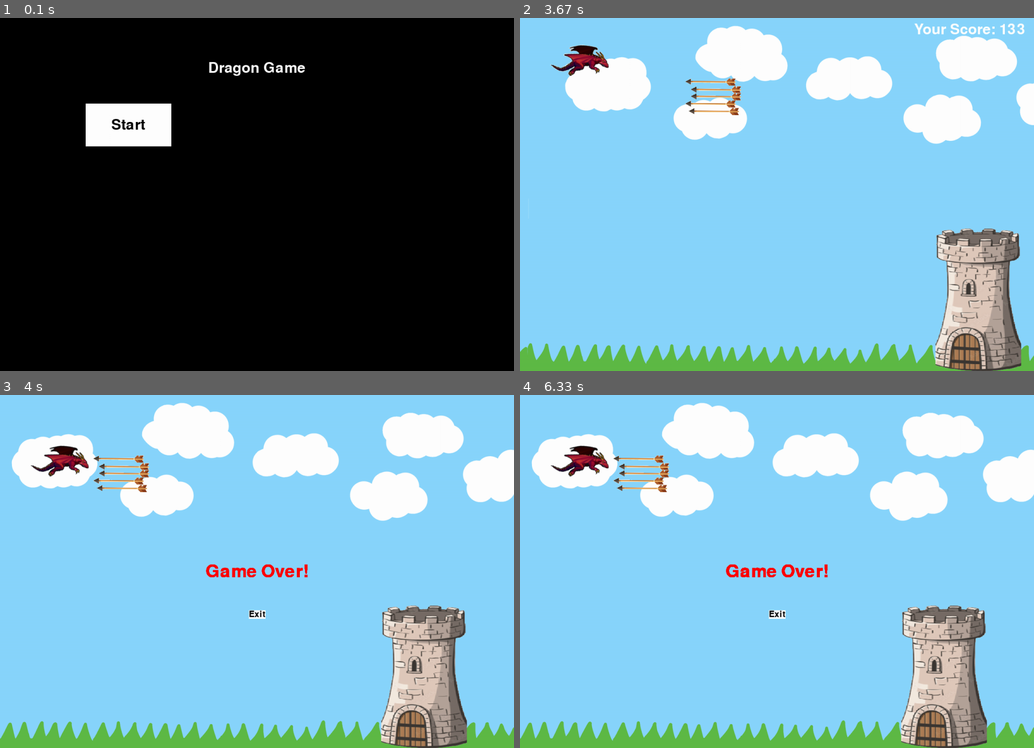
Above: before the commit, frames 1-4 (two rows, left to right).
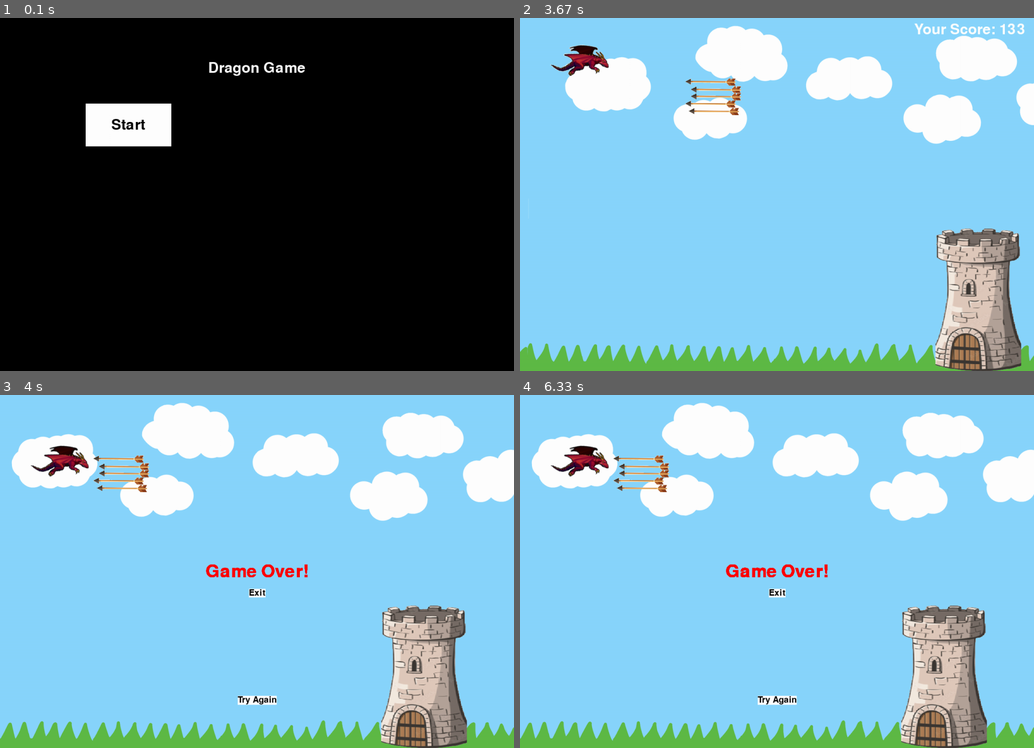
Above: after the commit, the same moments.

Repository: olincollege/Medieval-Mayhem
Game: pygame game, started from play_game.py
The game is run twice, just before and just after one commit, with the same random seed, the same clock (stepped at 60 frames per second) and the same inputs.
Inputs (mouse positions are in pixels of both pictures, inside the frame that each line leads up to):
- Up to frame 1 (0.1 s): no input
- Up to frame 2 (3.67 s): press the mouse at (648, 123) at 0.37 s; move the mouse to (771, 155) at 0.47 s; release the mouse at (895, 187) at 0.6 s; tap S at 0.67 s; hold Up 1-1.47 s; hold Down 1.5-1.8 s; hold Up 1.83-2.2 s; hold Down 2.23-2.6 s; hold Up 2.63-2.93 s; hold Down 2.97-3.27 s; hold Up from 3.3 s (still down)
- Up to frame 3 (4 s): release Up at 3.67 s; hold Down from 3.7 s (still down)
- Up to frame 4 (6.33 s): release Down at 4.07 s; press the mouse at (648, 500) at 4.13 s; move the mouse to (612, 585) at 4.23 s; release the mouse at (581, 670) at 4.37 s

Frames 1-2 are identical in both runs. In frame 3, 0.4% of the frame differs, in the area x 46-54%, y 54-88%; in frame 4, 0.4%.

Commit message:
Initial commit

Diff:
--- a/controller.py
+++ b/controller.py
@@ -6,8 +6,7 @@
 import pygame
 
 
-
-class Controller():
+class Controller:
     """
     A class that handles user input events and updates
     the state of the player object accordingly
--- a/endscreen.py
+++ b/endscreen.py
@@ -5,19 +5,16 @@
 import pygame
 from background import Background as Bg
 
-
 pygame.font.init()
 
 
 class EndScreen:
     """
-    Theis class details functions for the endscreen when a
-    player hits an obstacle:
+    This class details functions for the endscreen when a player hits an obstacle:
 
     Methods:
-        __init__(self, width, height): Initalizes an endscreen object
-        display(self): Displays Endscreen in game world and defines
-        exit button
+        __init__(self, width, height): Initializes an endscreen object
+        display(self): Displays Endscreen in game world and defines exit and try again buttons
     """
 
     def __init__(self, width, height):
@@ -31,14 +28,21 @@
         self.width = width
         self.height = height
 
-        # Create font objects for end screen text and button text
+        # Create font objects for end screen text, exit button text, and try again button text
         self.end_font = pygame.font.Font(None, 60)
         self.end_text = self.end_font.render("Game Over!", True, (255, 0, 0))
         self.end_rect = self.end_text.get_rect(center=(self.width / 2, self.height / 2))
-        self.button_font = pygame.font.Font(None, 30)
-        self.button_text = self.button_font.render("Exit", True, (0, 0, 0))
-        self.button_rect = self.button_text.get_rect(
-            center=(self.width / 2, self.height / 2 + 100)
+        self.exit_button_font = pygame.font.Font(None, 30)
+        self.exit_button_text = self.exit_button_font.render("Exit", True, (0, 0, 0))
+        self.exit_button_rect = self.exit_button_text.get_rect(
+            center=(self.width / 2, self.height / 2 + 50)
+        )
+        self.try_again_button_font = pygame.font.Font(None, 30)
+        self.try_again_button_text = self.try_again_button_font.render(
+            "Try Again", True, (0, 0, 0)
+        )
+        self.try_again_button_rect = self.try_again_button_text.get_rect(
+            center=(self.width / 2, self.height / 2 + 300)
         )
 
         # Initialize done flag to False
@@ -46,8 +50,8 @@
 
     def display(self):
         """
-        Display the end screen until the user
-        clicks the Exit button or closes the window.
+        Display the end screen until the user clicks the Exit or Try Again buttons,
+        or closes the window.
 
         Returns:
             bool: True if the Exit button is clicked, False otherwise
@@ -64,19 +68,25 @@
                     x_position, y_position = event.pos
                     # If the position of the click is within the bounds of the
                     # Exit button, set done flag to True
-                    if self.button_rect.collidepoint(x_position, y_position):
+                    if self.exit_button_rect.collidepoint(x_position, y_position):
+                        print("exit")
                         self.done = True
                         return True
+                    # If the position of the click is within the bounds of the
+                    # Try Again button, set done flag to True
+                    if self.try_again_button_rect.collidepoint(x_position, y_position):
+                        print("try again")
+                        self.done = True
+                        return False
 
-            # Blit the end screen text, button background,
+            # Blit the end screen text, Exit button background, Try Again button background,
             # and button text onto the game window
             Bg.world.blit(self.end_text, self.end_rect)
-            pygame.draw.rect(Bg.world, (255, 255, 255), self.button_rect)
-            Bg.world.blit(self.button_text, self.button_rect)
+            pygame.draw.rect(Bg.world, (255, 255, 255), self.exit_button_rect)
+            Bg.world.blit(self.exit_button_text, self.exit_button_rect)
+            pygame.draw.rect(Bg.world, (255, 255, 255), self.try_again_button_rect)
+            Bg.world.blit(self.try_again_button_text, self.try_again_button_rect)
 
             # Update the display to show the changes
 
             pygame.display.flip()
-
-        # Quit pygame and exit the program when the done flag is set to True
-        pygame.quit()
--- /dev/null
+++ b/import pygame.py
@@ -0,0 +1,120 @@
+import pygame
+import random
+
+# Define some colors
+BLACK = (0, 0, 0)
+WHITE = (255, 255, 255)
+GREEN = (0, 255, 0)
+RED = (255, 0, 0)
+
+# Set the width and height of the screen
+SCREEN_WIDTH = 700
+SCREEN_HEIGHT = 500
+
+
+class Player(pygame.sprite.Sprite):
+    def __init__(self):
+        super().__init__()
+        self.image = pygame.Surface([50, 50])
+        self.image.fill(BLACK)
+        self.rect = self.image.get_rect()
+        self.rect.x = SCREEN_WIDTH // 2
+        self.rect.y = SCREEN_HEIGHT - self.rect.height - 10
+        self.change_x = 0
+
+    def update(self):
+        self.rect.x += self.change_x
+        if self.rect.left < 0:
+            self.rect.left = 0
+        if self.rect.right > SCREEN_WIDTH:
+            self.rect.right = SCREEN_WIDTH
+        if self.rect.top < 0:
+            self.rect.top = 0
+
+
+class CastleObstacle(pygame.sprite.Sprite):
+    def __init__(self):
+        super().__init__()
+        self.image = pygame.Surface([30, 50])
+        self.image.fill(RED)
+        self.rect = self.image.get_rect()
+
+    def update(self):
+        self.rect.y += 3
+        if self.rect.top > SCREEN_HEIGHT:
+            self.kill()
+
+    def add_obstacle(self):
+        obstacle = CastleObstacle()
+        obstacle.rect.x = random.randrange(SCREEN_WIDTH - obstacle.rect.width)
+        obstacle.rect.y = -obstacle.rect.height
+        return obstacle
+
+
+# Initialize Pygame
+pygame.init()
+
+# Set the height and width of the screen
+size = (SCREEN_WIDTH, SCREEN_HEIGHT)
+screen = pygame.display.set_mode(size)
+
+pygame.display.set_caption("Castle Game")
+
+# Create the player sprite
+player = Player()
+
+# Create groups for all sprites and obstacles
+all_sprites_group = pygame.sprite.Group()
+obstacle_group = pygame.sprite.Group()
+
+# Add the player sprite to the all_sprites_group
+all_sprites_group.add(player)
+
+# Set the frame rate
+clock = pygame.time.Clock()
+
+# Loop until the user clicks the close button
+done = False
+
+# Main game loop
+while not done:
+    # Check for events
+    for event in pygame.event.get():
+        if event.type == pygame.QUIT:
+            done = True
+        elif event.type == pygame.KEYDOWN:
+            if event.key == pygame.K_LEFT:
+                player.change_x = -6
+            elif event.key == pygame.K_RIGHT:
+                player.change_x = 6
+        elif event.type == pygame.KEYUP:
+            if event.key == pygame.K_LEFT or event.key == pygame.K_RIGHT:
+                player.change_x = 0
+
+    # Spawn obstacles at random intervals
+    if random.randrange(100) < 3:
+        obstacle = CastleObstacle()
+        all_sprites_group.add(obstacle)
+        obstacle_group.add(obstacle)
+
+    # Update all sprites
+    all_sprites_group.update()
+
+    # Clear the screen
+    screen.fill(WHITE)
+
+    # Draw all the sprites
+    all_sprites_group.draw(screen)
+
+    # Check if the player collides with any obstacles
+    if pygame.sprite.spritecollide(player, obstacle_group, False):
+        done = True
+
+    # Update the screen
+    pygame.display.flip()
+
+    # Set the frame rate
+    clock.tick(60)
+
+# Quit the game
+pygame.quit()
--- a/model.py
+++ b/model.py
@@ -113,7 +113,7 @@
                 Background.frame_width, Background.frame_height, Castle.obstacle_list
             )
         # Update obstacle_list to add the new castle
-        Castle.obstacle_list.update()
+        self.castle.obstacle_list.update()
 
     def update_arrows(self):
         """
@@ -130,7 +130,7 @@
             # Add the arrow obstacle
             self.arrows.add_arrows(Background.frame_width, Arrows.arrows_list)
         # Update obstacle_list to add the new arrow obstacle
-        Arrows.arrows_list.update()
+        self.arrows.arrows_list.update()
 
     # def start_screen(self):
     #     """
@@ -143,8 +143,10 @@
         """
         This method draws the endscreen if the player has lost
         """
-        if self.endscreen.display():
-            Player()
+        if self.endscreen.display() is True:
+            return True
+        if self.endscreen.display() is False:
+            return False
 
     @property
     def get_score(self):
--- a/startscreen.py
+++ b/startscreen.py
@@ -5,7 +5,29 @@
 
 
 class StartScreen:
-    def __init__(self, width, height):
+    """
+    A class representing the start screen of a game.
+
+    Attributes:
+    - width: an int representing the width of the screen.
+    - height: an int representing The height of the screen.
+    - screen: The Pygame surface object representing the screen.
+    - font: The Pygame font object used for rendering text.
+    - title_text: The Pygame surface object representing the title text.
+    - start_button_rect: The Pygame rect object representing the start button.
+    - start_button_text: The Pygame surface object representing the start button text.
+
+    """
+
+    def __init__(self, width: int, height: int) -> None:
+        """
+        Initializes the StartScreen object.
+
+        Args:
+        - width: an int representing the width of the screen.
+        - height: an int representing The height of the screen.
+        """
+        # Initialize the StartScreen object with the specified width and height.
         self.width = width
         self.height = height
         self.screen = pygame.display.set_mode((width, height))
@@ -14,17 +36,27 @@
         self.start_button_rect = pygame.Rect(200, 200, 200, 100)
         self.start_button_text = self.font.render("Start", True, (0, 0, 0))
 
-    def display(self):
+    def display(self) -> str:
+        """
+        Displays the start screen and waits for the user to click the start button.
+
+        Returns:
+        - str: The string "start".
+        """
+        # Display the start screen and wait for user input.
         while True:
             for event in pygame.event.get():
                 if event.type == QUIT:
+                    # Quit the game if the user clicks the close button.
                     pygame.quit()
                     return
                 elif event.type == MOUSEBUTTONDOWN:
                     mouse_pos = pygame.mouse.get_pos()
+                    # If the user clicks the start button, return "start".
                     if self.start_button_rect.collidepoint(mouse_pos):
                         return "start"
 
+            # Draw the start screen elements.
             self.screen.fill((0, 0, 0))
             self.screen.blit(
                 self.title_text, (self.width / 2 - self.title_text.get_width() / 2, 100)
--- a/test_model.py
+++ b/test_model.py
@@ -1,28 +1,105 @@
 import pytest
+import pygame
+from model import DragonModel
+from obstacle import Castle, Arrows
 from player import Player
-from model import DragonModel
-from obstacle import Arrows
-from obstacle import Castle
-from background import Background
 
-# Create instance of Player
-test_player = Player()
-
-# Create instance of DragonModel
-test_model = DragonModel(test_player)
-
-# Create instance of Arrows
-test_arrows = Arrows(20, 100)
-test_arrows.add_arrows(Background.frame_width, Arrows.arrows_list)
-
-# Set y position for player
-test_player.rect.y = 130
-
-print(f"arrows x: {test_arrows.rect.x}")
-print(f"arrows y: {test_arrows.rect.y}")
-print(f"player x: {test_player.rect.x}")
-print(f"player y: {test_player.rect.y}")
+player = Player()
+model_test = [
+    (DragonModel(player), Castle(800, 500, 100, 100), Arrows(800, 500))
+    for _ in range(100)
+]
 
 
+@pytest.mark.parametrize("model, castle, arrows", model_test)
+def test_update_background(model, castle, arrows):
+    """
+    Test function for the update_background method of the DragonModel class.
 
-assert test_model.collision() is True
+    Args:
+    - model: The instance of the DragonModel class to be tested.
+    - castle: The instance of the Castle class to be used in the test.
+    - arrows: The instance of the Arrows class to be used in the test.
+    """
+    model.castle = castle
+    model.arrows = arrows
+    model.update_background()
+    assert model.position == -10
+
+
+@pytest.mark.parametrize("model, castle, arrows", model_test)
+def test_update_dragon(model, castle, arrows):
+    """
+    Test function for the update_dragon method of the DragonModel class.
+
+    Args:
+     - model: The instance of the DragonModel class to be tested.
+    - castle: The instance of the Castle class to be used in the test.
+    - arrows: The instance of the Arrows class to be used in the test.
+    """
+    model.castle = castle
+    model.arrows = arrows
+    model.player.rect.y = 50
+    model.update_dragon()
+    assert model.player.rect.y == 50
+
+
+@pytest.mark.parametrize("model, castle, arrows", model_test)
+def test_castle_collision(model, castle, arrows):
+    """
+    Test function for the collision method of the DragonModel class with the Castle obstacle.
+
+    Args:
+     - model: The instance of the DragonModel class to be tested.
+    - castle: The instance of the Castle class to be used in the test.
+    - arrows: The instance of the Arrows class to be used in the test.
+    """
+    model.castle = castle
+
+    # test collision with castle obstacle
+    for i in range(len(castle.obstacle_list)):
+        castle.obstacle_list[i].rect.x = 1000
+        castle.obstacle_list[i].rect.y = 1000
+    model.player.rect.x = 50
+    model.player.rect.y = 800
+    assert model.collision() == True
+
+    # test no collision
+    castle.obstacle_list.empty()
+    assert model.collision() == False
+
+    for i in range(len(arrows.arrows_list)):
+        arrows.arrows_list[i].rect.x = 1000
+        arrows.arrows_list[i].rect.y = 1000
+    model.player.rect.x = 50
+    model.player.rect.y = 130
+    assert model.collision() == True
+
+    # test no collision
+    arrows.arrows_list.empty()
+    assert model.collision() == False
+
+
+@pytest.mark.parametrize("model, castle, arrows", model_test)
+def test_update_castle(model, castle, arrows):
+    """
+    Test function for the collision method of the DragonModel class with the Castle obstacle.
+
+    Args:
+     - model: The instance of the DragonModel class to be tested.
+    - castle: The instance of the Castle class to be used in the test.
+    - arrows: The instance of the Arrows class to be used in the test.
+    """
+    # Instance of castle and arrows for test
+    model.castle = castle
+    model.arrows = arrows
+
+    # Count of obstacles
+    initial_obstacle_count = len(model.castle.obstacle_list.sprites())
+
+    # Loop through the updates for each castle object
+    for _ in range(10):
+        model.update_castle()
+
+    # Check that current obstacle count is greater than previous
+    assert len(model.castle.obstacle_list.sprites()) >= initial_obstacle_count
Not shown, added: index.html
